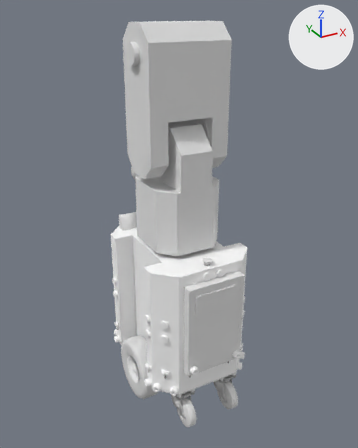
A saved change to the Blender file models/valter/valter.blend.
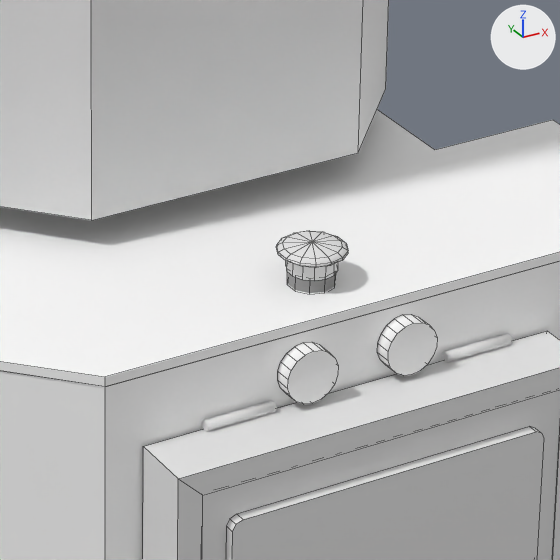
The first picture shows the older version from a 50 mm camera at (-0.892, -1.639, 1.608) aimed at (0.004, -0.009, 0.793). The close-ups show both versions on the part from 46% to 67% of the width and 51% to 68% of the height of that picture; other places that the commit changed are outside them. The lights are fixed; the arrows at upper right show +X, +Y and +Z. The close-ups show mesh edges as thin lines.

The older version as bpy lines, for what is in view:
```python
me_circle_246 = bpy.data.meshes.new('Circle.246')
me_circle_246.from_pydata(...)  # 85 vertices, 84 faces; spans x -0.014..0.014, y -0.0143..0.0143, z 0.0..0.0119
me_circle_246.polygons.foreach_set('use_smooth', [True] * 84)
me_circle_246.materials.append(mat_brbmaterial)  # its picture is missing
me_plane_001 = bpy.data.meshes.new('Plane.001')
me_plane_001.from_pydata(...)  # 44 vertices, 22 faces; spans x -0.079..0.359, y -0.544..0.0, z 0.0..0.533
me_plane_001.materials.append(mat_casematerial)  # its picture is missing
me_plane_015 = bpy.data.meshes.new('Plane.015')
me_plane_015.from_pydata(...)  # 40 vertices, 26 faces; spans x -0.122..0.122, y -0.193..0.193, z 0.0..0.04
me_plane_015.materials.append(mat_computerboxmaterial)  # its picture is missing
ob_baseframe = bpy.data.objects.new('baseFrame', me_plane_001)
ob_baseframe.parent = ob_base
ob_baseframe.matrix_parent_inverse = Matrix(((1.0, 0.0, 0.0, 0.0), (0.0, 1.0, 0.0, 0.0), (0.0, 0.0, 1.0, -0.173), (0.0, 0.0, 0.0, 1.0)))
ob_baseframe.location = (-0.14, 0.272, 0.175)
ob_circle_183 = bpy.data.objects.new('Circle.183', me_circle_246)
ob_circle_183.parent = ob_circle_182
ob_circle_183.matrix_parent_inverse = Matrix(((0.779, 0.0, 0.0, 0.0), (0.0, 0.779, 0.0, 0.185), (0.0, 0.0, 0.779, -0.555), (0.0, 0.0, 0.0, 1.0)))
ob_circle_183.location = (0.0, -0.237, 0.722)
ob_circle_183.scale = (1.28, 1.28, 1.28)
ob_plane_013 = bpy.data.objects.new('Plane.013', me_plane_015)
ob_plane_013.parent = ob_base
ob_plane_013.matrix_parent_inverse = Matrix(((1.0, 0.0, 0.0, 0.0), (0.0, 1.0, 0.0, 0.0), (0.0, 0.0, 1.0, -0.173), (0.0, 0.0, 0.0, 1.0)))
ob_plane_013.location = (0.00252, -0.273, 0.476)
ob_plane_013.rotation_euler = (1.571, 0.0, 0.0)  # degrees (90, 0, 0)
# also in view: 'Cylinder.001' at (0.079, -0.275, 0.672); 'valterBodyP1' at (0.0, 0.0, 0.858); 'Circle.095' at (-0.026, -0.277, 0.687); 'Cylinder' at (-0.065, -0.275, 0.672); 'Circle.096' at (0.034, -0.277, 0.687)
```
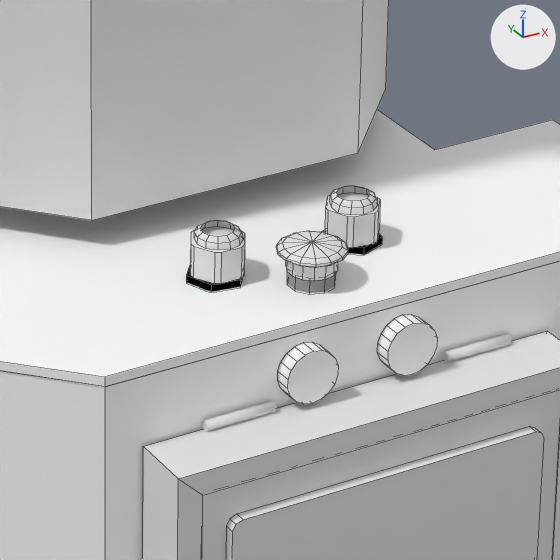
What the commit changed:
Material 'pg20Material' (mat_pg20material) is new.
Its base color is (0.8, 0.8, 0.8) (white #e7e7e7).
Mesh me_circle_256 is new.
It has 12 vertices, 7 faces and spans x -0.0158..0.0158, y -0.0149..0.0149, z -0.0023..0.0023.
It uses material mat_blackdull (black #000000).
Mesh me_circle_257 is new.
It has 60 vertices, 37 faces and spans x -0.0139..0.0139, y -0.0151..0.0151, z -0.021..0.0031.
It uses material mat_pg20material (its picture is missing).
Object 'Circle.186' (ob_circle_186) is new; it shows me_circle_256.
Its parent is ob_cap.
Its matrix parent inverse is Matrix(((1.0, 0.0, 0.0, 0.0), (0.0, 1.0, 0.0, 0.0), (0.0, 0.0, 1.0, -0.709), (0.0, 0.0, 0.0, 1.0))).
Its location is (-0.041, -0.21, 0.716).
Object 'Circle.187' (ob_circle_187) is new; it shows a copy of me_circle_256.
Its parent is ob_cap.
Its matrix parent inverse is Matrix(((1.0, 0.0, 0.0, 0.0), (0.0, 1.0, 0.0, 0.0), (0.0, 0.0, 1.0, -0.709), (0.0, 0.0, 0.0, 1.0))).
Its location is (0.0417, -0.21, 0.716).
Its rotation in degrees is (0, 0, -31).
Object 'pg20LBot' (ob_pg20lbot) is new; it shows me_circle_257.
Its parent is ob_cap.
Its matrix parent inverse is Matrix(((1.0, 0.0, 0.0, 0.0), (0.0, 1.0, 0.0, 0.0), (0.0, 0.0, 1.0, -0.709), (0.0, 0.0, 0.0, 1.0))).
Its location is (-0.0399, -0.21, 0.739).
Its rotation in degrees is (0, 0, 30).
Object 'pg20RBot' (ob_pg20rbot) is new; it shows a copy of me_circle_257.
Its parent is ob_cap.
Its matrix parent inverse is Matrix(((1.0, 0.0, 0.0, 0.0), (0.0, 1.0, 0.0, 0.0), (0.0, 0.0, 1.0, -0.709), (0.0, 0.0, 0.0, 1.0))).
Its location is (0.0417, -0.21, 0.739).
Its rotation in degrees is (0, 0, -37).

Location of each change, [x1, y1, x2, y2] in pixels of the close-ups (560 x 560 px):
'pg20LBot', added: after [190, 220, 245, 284]
'pg20RBot', added: after [325, 186, 380, 248]
'Circle.186', added (black): after [186, 266, 243, 292]
'Circle.187', added: after [322, 230, 382, 255]
